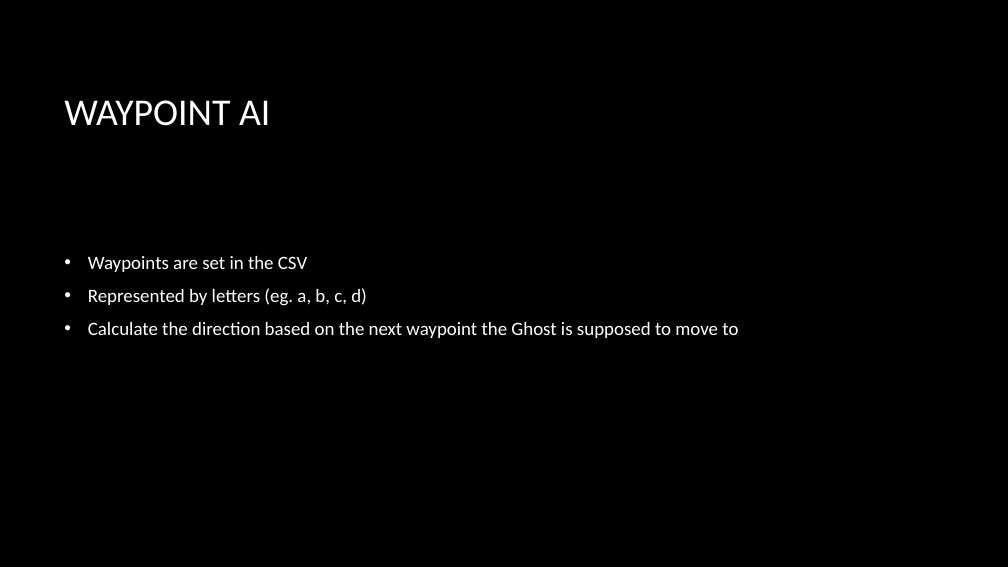
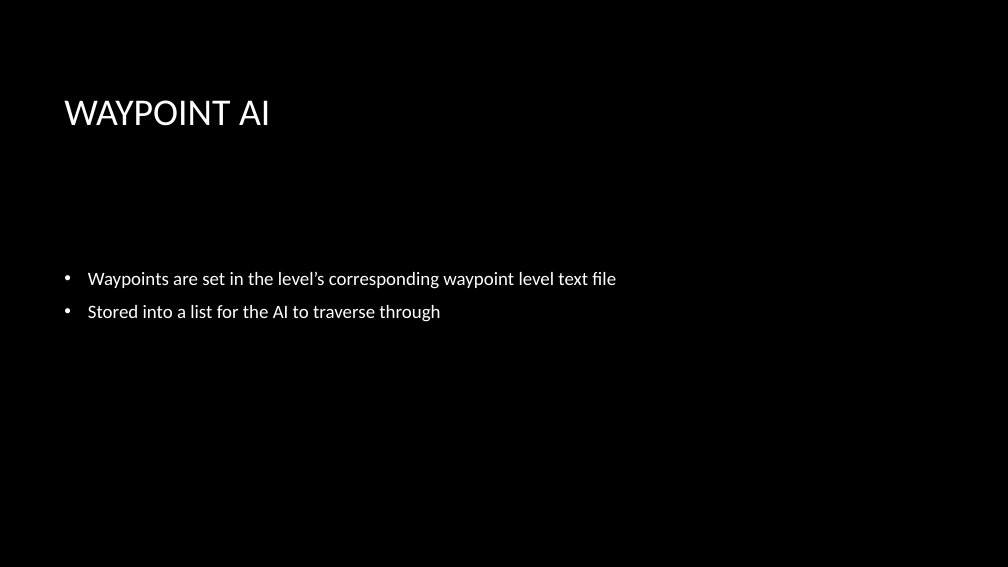
Before and after one commit to Lexzt/finlandai, a slide deck: slide 5 of Documentations/Pacman Revised.pptx. Drawn at 1008x567 pixels with LibreOffice and Linux fonts; fonts in the diff are those of the drawing; background and template pictures are left out. Boxes give left, top, right and bottom in pixels: in the first picture for what was removed or moved away, otherwise in the second. Text is boxed around its words. In the diff, an @@ line names an element or a change of style, - is before the commit and + after.

```diff
--- a/Documentations/Pacman Revised.pptx
+++ b/Documentations/Pacman Revised.pptx
@@ text at (88,272,616,322): text changed @@
-• Waypoints are set in the CSV
-• Represented by letters (eg. a, b, c, d)
-• Calculate the direction based on the next waypoint the Ghost is supposed to move to
+• Waypoints are set in the level’s corresponding waypoint level text file
+• Stored into a list for the AI to traverse through
```
Also in this commit, not shown: 2 other slides changed, 4 slides added, 1 slide removed, 1 other file.
